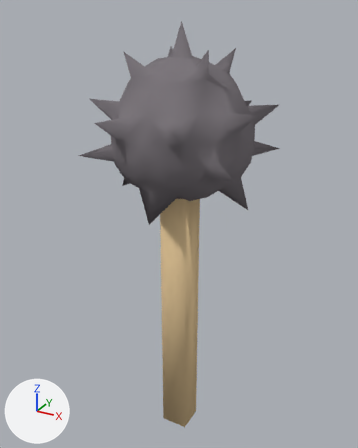
An edit to the Blender file Assets/Models/Units/Weapons/Mace.blend, drawn before and after from the same camera.
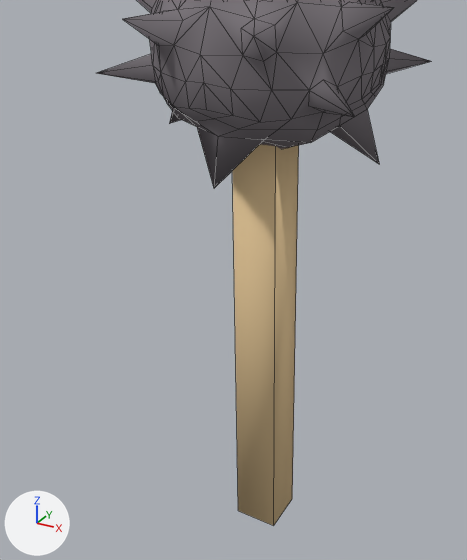
Each version is shown whole from a camera (50 mm lens) standing at (0.284, -1.395, 1.571) and looking at (-0.504, 0.038, 0.855), then close up on the part from 6% to 84% of the width and 25% to 100% of the height. Every picture has the same lights, and +X, +Y and +Z are marked at lower left. The close-ups show mesh edges as thin lines.

Names of what the first close-up shows: 'spear1'.
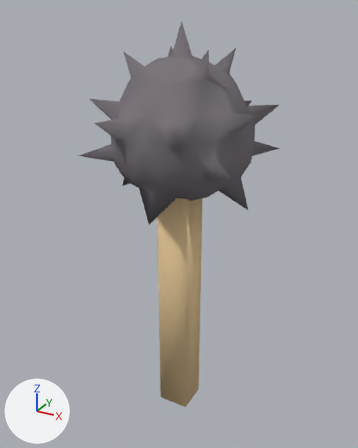
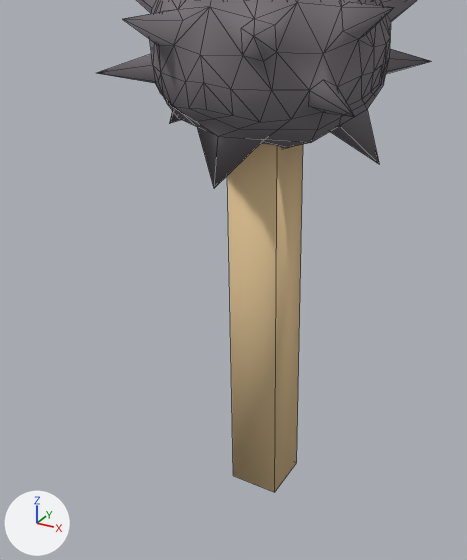
The newer file is also rescaled (x0.876), turned or shifted as a whole; pictures and numbers use the older file's frame.

Where the change shows, as pixel boxes (x1, y1, x2, y2) in the close-ups (467 x 560 px; the box of a moved part takes in the faces that stretch with it):
'spear1', reshaped
    before: (97, 0, 430, 526)
    after: (97, 0, 430, 492)
part 1 of me_untitled, moved or reshaped
    before: (232, 145, 299, 526)
    after: (228, 144, 303, 492)

The change, as a diff of the scene's bpy script:
```diff
--- a/Assets/Models/Units/Weapons/Mace.blend.py
+++ b/Assets/Models/Units/Weapons/Mace.blend.py
@@ me_untitled @@
 me_untitled.from_pydata(...)  # 284 vertices, 461 faces; spans x -0.77..-0.19, y 0.0..1.53, z -0.29..0.28
 # used by ob_spear1; location = (0.0, 0.0, 0.0); rotation_euler = (1.571, 0.0, 0.0), in degrees (90, 0, 0)
 # before: 2 (-0.5, 1.26, 0.01), 3 (-0.46, 1.26, 0.01), 4 (-0.5, 1.26, -0.02) at pixel (262, 0), 5 (-0.46, 1.26, -0.02), 12 (-0.5, 1.19, 0.01)
 # before: 13 (-0.5, 1.19, -0.02), 14 (-0.46, 1.19, -0.02), 15 (-0.46, 1.19, 0.01)
-me_untitled.vertices[0].co = (-0.53, 0.0, 0.05)  # pixel (238, 510)
-me_untitled.vertices[1].co = (-0.43, 0.0, 0.05)  # pixel (273, 525)
-me_untitled.vertices[6].co = (-0.53, 0.0, -0.05)
-me_untitled.vertices[7].co = (-0.43, 0.0, -0.05)  # pixel (292, 498)
-me_untitled.vertices[8].co = (-0.53, 1.17, 0.05)
-me_untitled.vertices[9].co = (-0.53, 1.17, -0.05)
-me_untitled.vertices[10].co = (-0.43, 1.17, -0.05)
-me_untitled.vertices[11].co = (-0.43, 1.17, 0.05)
+# me_untitled part 1
+for i in [*range(12, 16)]: me_untitled.vertices[i].co += Vector((0.0, -0.03, 0.0))
+for i in [*range(2, 6)]: me_untitled.vertices[i].co += Vector((0.0, -0.02, 0.0))
+me_untitled.vertices[0].co = (-0.54, 0.11, 0.05)  # pixel (233, 475)
+me_untitled.vertices[1].co = (-0.42, 0.11, 0.05)  # pixel (274, 492)
+me_untitled.vertices[6].co = (-0.54, 0.11, -0.06)
+me_untitled.vertices[7].co = (-0.42, 0.11, -0.06)  # pixel (296, 462)
+me_untitled.vertices[8].co = (-0.54, 1.14, 0.05)
+me_untitled.vertices[9].co = (-0.54, 1.14, -0.06)
+me_untitled.vertices[10].co = (-0.42, 1.14, -0.06)
+me_untitled.vertices[11].co = (-0.42, 1.14, 0.05)
 me_untitled.materials.append(mat_metal)
```
